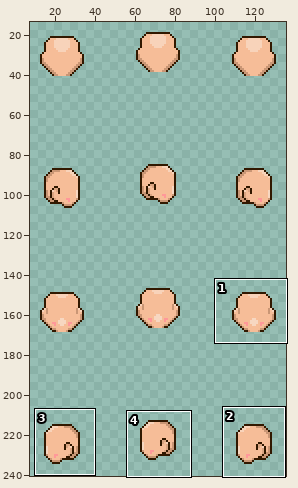
Two states of a sprite sheet, data/sprites/outfit/head/head_000.png. The picture above shows the old version from afar; the outline marks the close-up.
Close-up. Before:
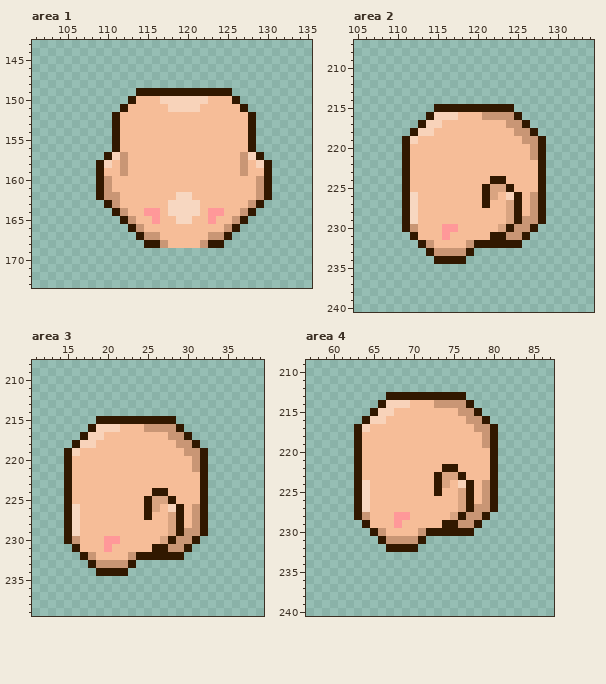
The file is 144x256 pixels. Shown: area 1: x 101..135, y 143..173; area 2: x 105..134, y 207..240; area 3: x 11..39, y 208..239; area 4: x 57..87, y 209..240. The wide view leaves out empty margins. The commit also changed other parts of the picture, which this record leaves out.
The result:
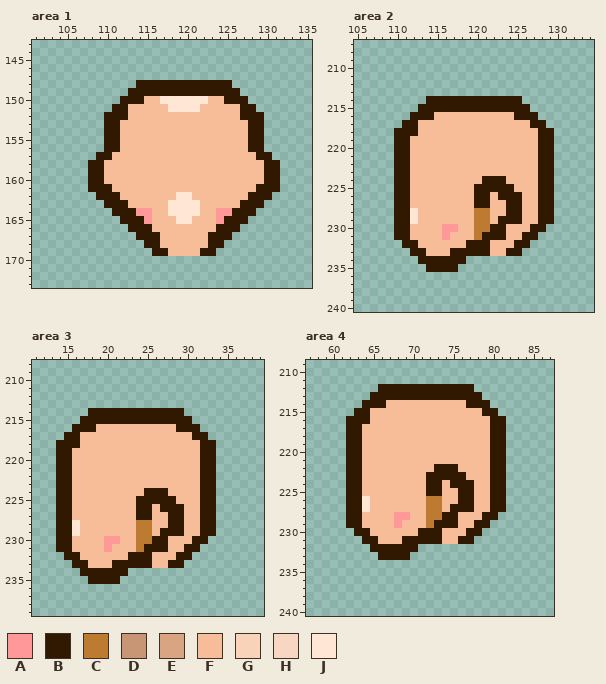
Palette (. is transparent): A #ff9899  B #311800  C #bd7b31  D #c99675  E #d9a481  F #f6bd98  G #f8d3ba  H #f7d7c1  J #ffe6d5
What changed:
Area 1:
y 148: x 114..125 ............ -> BBBBBBBBBBBB
y 149: x 113 . -> B; x 126 . -> B
y 150: x 112 . -> B; x 114 F -> B; x 117..122 GGGGGG -> JJJJJJ; x 125 F -> B; x 127 . -> B
y 151: x 111 . -> B; x 118..121 GGGG -> JJJJ; x 128 . -> B
y 152: x 110 . -> B; x 112 F -> B; x 127 F -> B; x 129 . -> B
y 153..156: x 110 . -> B; x 129 . -> B
y 157: x 109 . -> B; x 111..112 GD -> FF; x 127..128 DG -> FF; x 130 . -> B
y 158: x 108 . -> B; x 110 G -> F; x 112 D -> F; x 127 D -> F; x 129 G -> F; x 131 . -> B
y 159: x 108 . -> B; x 112 D -> F; x 127 D -> F; x 131 . -> B
y 160: x 108 . -> B; x 110 D -> F; x 129 D -> F; x 131 . -> B
y 161: x 108 . -> B; x 110 D -> B; x 129 D -> B; x 131 . -> B
y 162: x 110..111 DD -> BB; x 119..120 HH -> JJ; x 128..129 FD -> BB
y 163: x 111..112 DF -> BB; x 118..121 HHHH -> JJJJ; x 127..128 FD -> BB
y 164: x 112..114 DFF -> BBA; x 116 A -> F; x 118..121 HHHH -> JJJJ; x 123 A -> F; x 125..127 FFD -> ABB
y 165: x 113..116 DFFA -> BBAF; x 119..120 HH -> JJ; x 123..126 AFFD -> FABB
y 166: x 114..115 DF -> BB; x 124..125 FD -> BB
y 167: x 115..116 DD -> BB; x 123..124 DD -> BB
y 168: x 117 D -> F; x 122 D -> F
y 169: x 116..123 ........ -> BBFFFFBB
Area 2:
y 214: x 114..125 ............ -> BBBBBBBBBBBB
y 215: x 113..114 .. -> BB; x 125..126 .. -> BB
y 216: x 112..113 .. -> BB; x 115..117 GGG -> FFF; x 121..124 DDDD -> FFFF; x 126..127 .. -> BB
y 217: x 111..115 ..BGG -> BBFFF; x 124..128 DDB.. -> FFFBB
y 218: x 110..111 .. -> BB; x 113..114 GG -> FF; x 125..129 DDB.. -> FFFBB
y 219: x 110 . -> B; x 112 G -> F; x 126..127 DD -> FF; x 129 . -> B
y 220..221: x 110 . -> B; x 127 D -> F; x 129 . -> B
y 222..223: x 110 . -> B; x 129 . -> B
y 224: x 110 . -> B; x 121 F -> B; x 129 . -> B
y 225: x 110 . -> B; x 120 F -> B; x 122..123 EE -> BB; x 129 . -> B
y 226: x 110 . -> B; x 112 H -> F; x 120 F -> B; x 122..124 EFG -> FBB; x 127 D -> F; x 129 . -> B
y 227: x 110 . -> B; x 112 H -> F; x 120 F -> B; x 124 E -> B; x 127 D -> F; x 129 . -> B
y 228: x 110 . -> B; x 112 H -> J; x 120..121 FF -> CC; x 124 E -> B; x 127 D -> F; x 129 . -> B
y 229: x 110 . -> B; x 112 H -> J; x 120..121 FF -> CC; x 123..124 FE -> BB; x 126..127 DD -> FF; x 129 . -> B
y 230: x 110 . -> B; x 112 D -> F; x 120..126 FFFEBDD -> CCBBFFF; x 128 . -> B
y 231: x 110..112 ..B -> BBF; x 120..121 FF -> CB; x 124..125 DD -> FF; x 127 . -> B
y 232: x 111..114 ..BD -> BBFF; x 119 D -> B; x 122..124 BBB -> FFF; x 126 . -> B
y 233: x 112..118 ..BDDDD -> BBFFFBB; x 120..125 ...... -> BBFFBB
y 234: x 113..114 .. -> BB
y 235: x 114..117 .... -> BBBB
Area 3:
y 214: x 18..29 ............ -> BBBBBBBBBBBB
y 215: x 17..18 .. -> BB; x 29..30 .. -> BB
y 216: x 16..17 .. -> BB; x 19..21 GGG -> FFF; x 25..28 DDDD -> FFFF; x 30..31 .. -> BB
y 217: x 15..19 ..BGG -> BBFFF; x 28..32 DDB.. -> FFFBB
y 218: x 14..15 .. -> BB; x 17..18 GG -> FF; x 29..33 DDB.. -> FFFBB
y 219: x 14 . -> B; x 16 G -> F; x 30..31 DD -> FF; x 33 . -> B
y 220..221: x 14 . -> B; x 31 D -> F; x 33 . -> B
y 222..223: x 14 . -> B; x 33 . -> B
y 224: x 14 . -> B; x 25 F -> B; x 33 . -> B
y 225: x 14 . -> B; x 24 F -> B; x 26..27 EE -> BB; x 33 . -> B
y 226: x 14 . -> B; x 16 H -> F; x 24 F -> B; x 26..28 EFG -> FBB; x 31 D -> F; x 33 . -> B
y 227: x 14 . -> B; x 16 H -> F; x 24 F -> B; x 28 E -> B; x 31 D -> F; x 33 . -> B
y 228: x 14 . -> B; x 16 H -> J; x 24..25 FF -> CC; x 28 E -> B; x 31 D -> F; x 33 . -> B
y 229: x 14 . -> B; x 16 H -> J; x 24..25 FF -> CC; x 27..28 FE -> BB; x 30..31 DD -> FF; x 33 . -> B
y 230: x 14 . -> B; x 16 D -> F; x 24..30 FFFEBDD -> CCBBFFF; x 32 . -> B
y 231: x 14..16 ..B -> BBF; x 24..25 FF -> CB; x 28..29 DD -> FF; x 31 . -> B
y 232: x 15..18 ..BD -> BBFF; x 23 D -> B; x 26..28 BBB -> FFF; x 30 . -> B
y 233: x 16..22 ..BDDDD -> BBFFFBB; x 24..29 ...... -> BBFFBB
y 234: x 17..18 .. -> BB
y 235: x 18..21 .... -> BBBB
Area 4:
y 212: x 66..77 ............ -> BBBBBBBBBBBB
y 213: x 65..66 .. -> BB; x 77..78 .. -> BB
y 214: x 64..65 .. -> BB; x 67..69 GGG -> FFF; x 73..76 DDDD -> FFFF; x 78..79 .. -> BB
y 215: x 63..67 ..BGG -> BBFFF; x 76..80 DDB.. -> FFFBB
y 216: x 62..63 .. -> BB; x 65..66 GG -> FF; x 77..81 DDB.. -> FFFBB
y 217: x 62 . -> B; x 64 G -> F; x 78..79 DD -> FF; x 81 . -> B
y 218..219: x 62 . -> B; x 79 D -> F; x 81 . -> B
y 220..221: x 62 . -> B; x 81 . -> B
y 222: x 62 . -> B; x 73 F -> B; x 81 . -> B
y 223: x 62 . -> B; x 72 F -> B; x 74..75 EE -> BB; x 81 . -> B
y 224: x 62 . -> B; x 64 H -> F; x 72 F -> B; x 74..76 EFG -> FBB; x 79 D -> F; x 81 . -> B
y 225: x 62 . -> B; x 64 H -> F; x 72 F -> B; x 76 E -> B; x 79 D -> F; x 81 . -> B
y 226: x 62 . -> B; x 64 H -> J; x 72..73 FF -> CC; x 76 E -> B; x 79 D -> F; x 81 . -> B
y 227: x 62 . -> B; x 64 H -> J; x 72..73 FF -> CC; x 75..76 FE -> BB; x 78..79 DD -> FF; x 81 . -> B
y 228: x 62 . -> B; x 64 D -> F; x 72..78 FFFEBDD -> CCBBFFF; x 80 . -> B
y 229: x 62..64 ..B -> BBF; x 72..73 FF -> CB; x 76..77 DD -> FF; x 79 . -> B
y 230: x 63..66 ..BD -> BBFF; x 71 D -> B; x 74..76 BBB -> FFF; x 78 . -> B
y 231: x 64..70 ..BDDDD -> BBFFFBB; x 72..77 ...... -> BBFFBB
y 232: x 65..66 .. -> BB
y 233: x 66..69 .... -> BBBB
Changed places in both close-ups, as pixel boxes (x1, y1, x2, y2):
changed: (88, 80, 280, 256)
changed: (394, 96, 554, 272)
changed: (56, 408, 216, 584)
changed: (346, 384, 506, 560)
